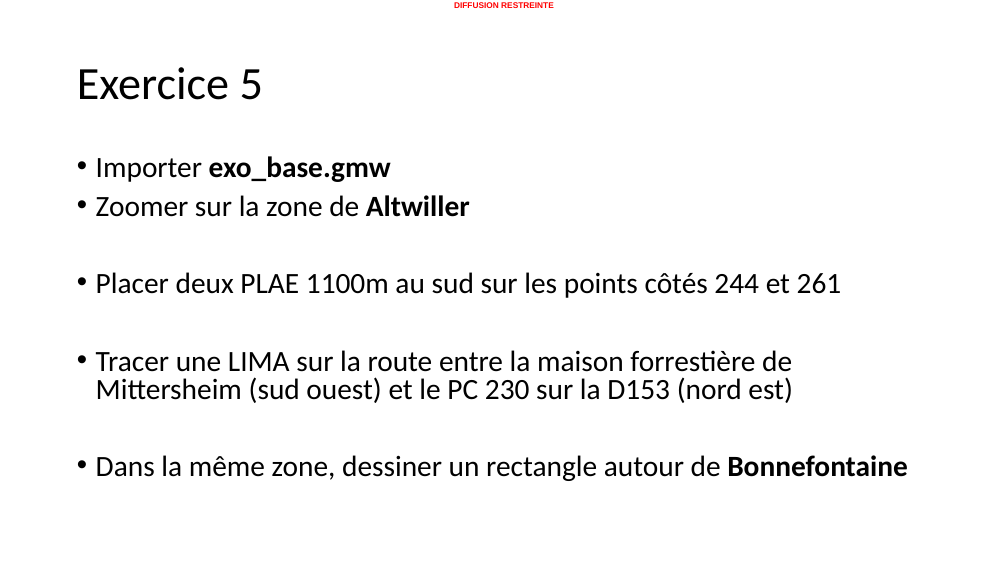
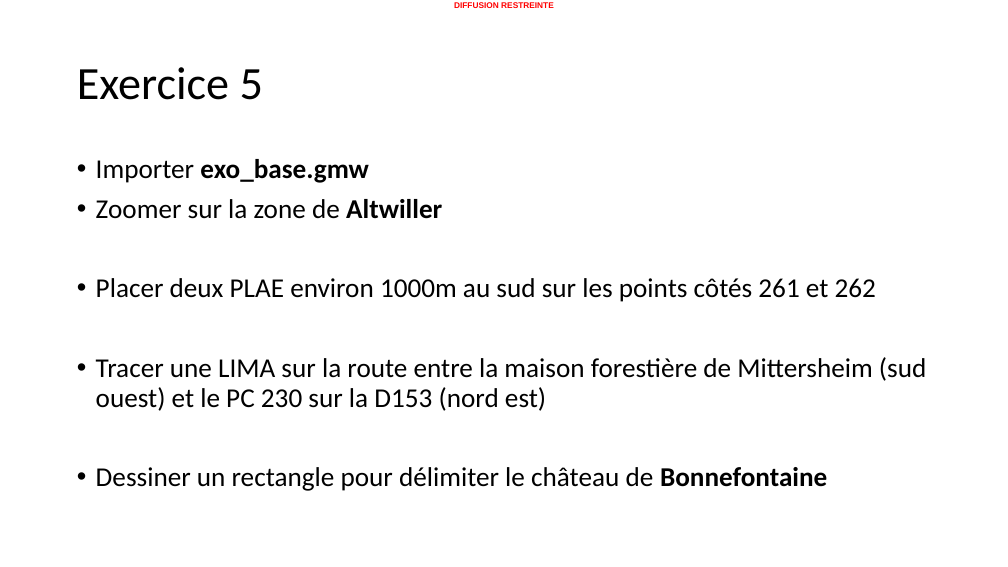
Before and after one commit to 20100dbg/OutilsGeo, a slide deck: slide 12 of cours/GM - Travaux pratiques - drill.pptx. Drawn at 1008x567 pixels with LibreOffice and Linux fonts; fonts in the diff are those of the drawing; background and template pictures are left out. Boxes give left, top, right and bottom in pixels: in the first picture for what was removed or moved away, otherwise in the second. Text is boxed around its words. In the diff, an @@ line names an element or a change of style, - is before the commit and + after.

```diff
--- a/cours/GM - Travaux pratiques - drill.pptx
+++ b/cours/GM - Travaux pratiques - drill.pptx
@@ text at [96, 159, 442, 219]: size 28 to 25.9 pt in "Importer exo_base.gmw", "Zoomer sur la zone de Altwiller"; line spacing 0.8 to 0.9 @@
@@ text at [96, 278, 926, 491]: text changed; size 28 to 25.9 pt @@
-• Placer deux PLAE 1100m au sud sur les points côtés 244 et 261
-• Tracer une LIMA sur la route entre la maison forrestière de Mittersheim (sud ouest) et le PC 230 sur la D153 (nord est)
-• Dans la même zone, dessiner un rectangle autour de Bonnefontaine
+• Placer deux PLAE environ 1000m au sud sur les points côtés 261 et 262
+• Tracer une LIMA sur la route entre la maison forestière de Mittersheim (sud ouest) et le PC 230 sur la D153 (nord est)
+• Dessiner un rectangle pour délimiter le château de Bonnefontaine
```
Also in this commit, not shown: 21 other slides changed, 3 slides added, 1 slide removed, 27 other files.
